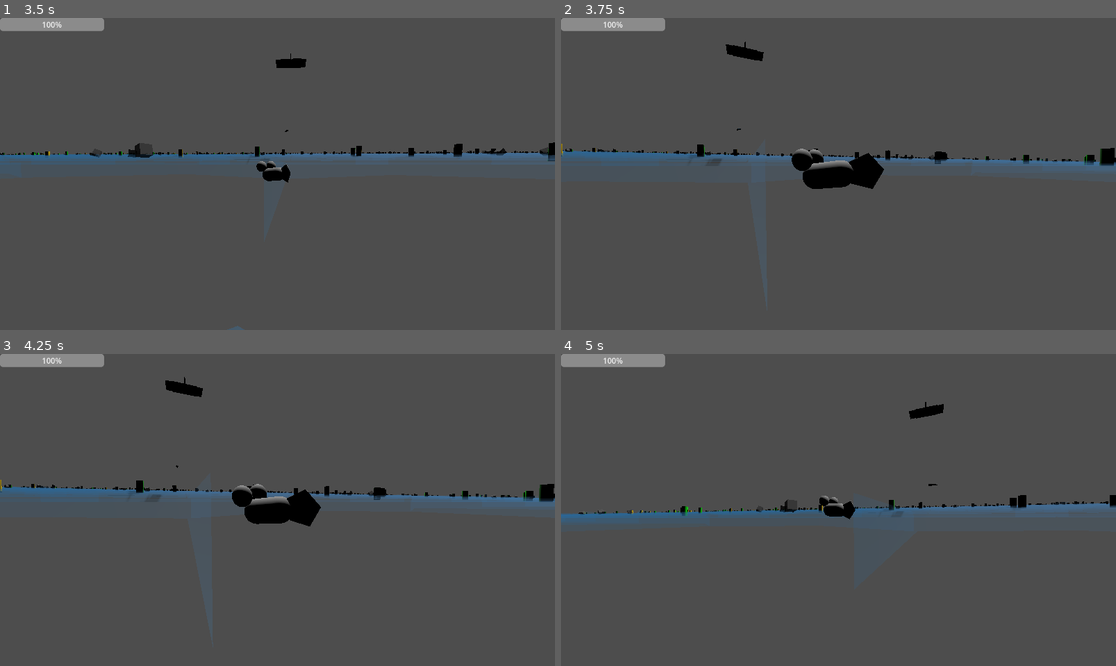
Above: before the commit, frames 1-4 (two rows, left to right).
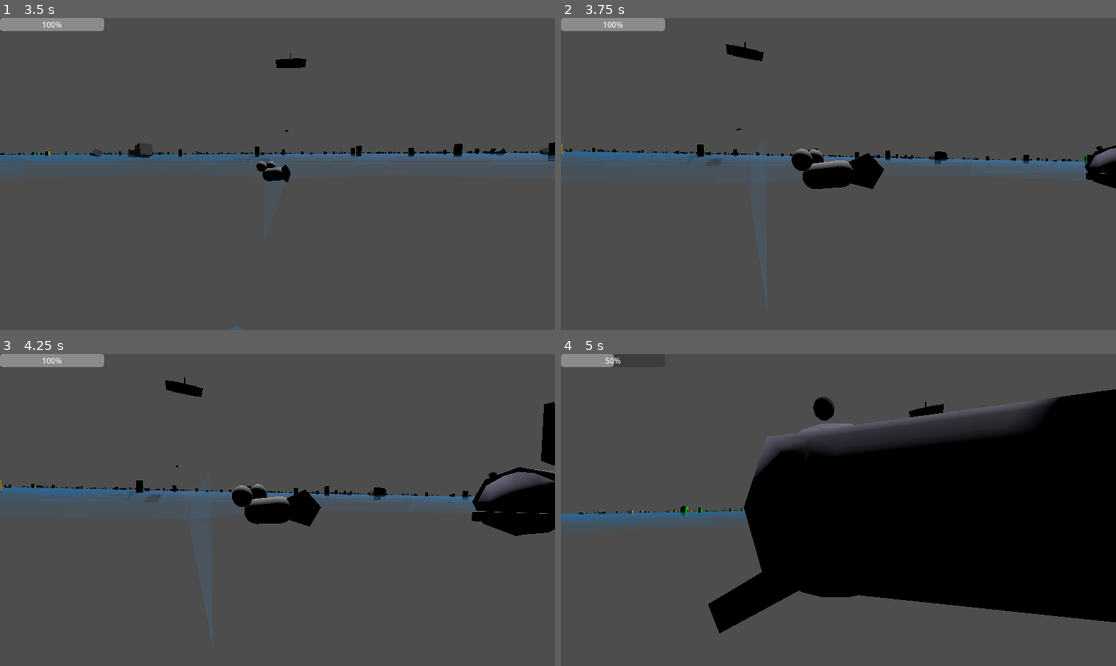
Above: after the commit, the same moments.

Repository: ruapotato/symbiotic-seas
Game: Godot game, scene res://world.tscn
Same seed, same stepped clock (60 frames per second), same inputs: the game is played once before the commit and once after it.
Inputs (mouse positions are in pixels of both pictures, inside the frame that each line leads up to):
- Up to frame 1 (3.5 s): tap Enter (open_menu) at 0.5 s; move the mouse to (305, 174) at 0.52 s; hold Mouse wheel up (zoom_in) 0.53-1.28 s; hold W (forward) from 0.53 s (still down); move the mouse to (249, 174) at 1.27 s; tap Mouse wheel down (zoom_out) at 1.35, 2.85 s; move the mouse to (288, 167) at 2.02 s; hold Mouse wheel up (zoom_in) 2.03-2.78 s; move the mouse to (271, 180) at 2.77 s
- Up to frame 2 (3.75 s): keep holding W (forward); move the mouse to (877, 177) at 3.52 s; hold Mouse wheel up (zoom_in) from 3.53 s (still down)
- Up to frame 3 (4.25 s): keep holding W (forward); keep holding Mouse wheel up (zoom_in)
- Up to frame 4 (5 s): keep holding W (forward); move the mouse to (794, 506) at 4.27 s; release Mouse wheel up (zoom_in) at 4.28 s; tap Mouse wheel down (zoom_out) at 4.35 s

Frame 1 is identical in both runs. In frame 2, 0.5% of the frame differs, in the area x 94-100%, y 40-55%; in frame 3, 2.6%; in frame 4, 40%, in the area x 7-100%, y 0-90%.

Commit message:
Testing new shark logic

Diff:
--- a/shark.gd
+++ b/shark.gd
@@ -14,6 +14,9 @@
 @export var JAW_MOVE_SPEED = 200.0
 @export var DAMAGE = 50
 @export var TRIGGER_RANGE = 20.0
+@export var CHASE_RANGE = 15.0
+@export var WANDER_SPEED = 3.0
+@export var WANDER_INTERVAL = 2.0
 
 @onready var tail_piv = $tail_piv
 @onready var jaw_piv = $jaw_piv
@@ -24,15 +27,17 @@
 var retreat_timer = 0.0
 var time_passed = 0.0
 var current_jaw_angle = 0.0
-var states = ["CHASING", "LUNGING", "RETREATING"]
-var current_state = 0  # 0 for CHASING
+var states = ["CHASING", "LUNGING", "RETREATING", "WANDERING"]
+var current_state = 3  # Start with WANDERING
 var is_biting = false
+var wander_direction = Vector3.ZERO
+var wander_timer = 0.0
 
 func _ready():
 	player = get_player()
 	axis_lock_angular_x = true
 	axis_lock_angular_z = true
-	#print("Shark initialized")
+	print("Shark initialized. Starting state: ", states[current_state])
 
 func get_player():
 	var root = get_tree().root
@@ -40,8 +45,10 @@
 
 func _physics_process(delta):
 	time_passed += delta
+	wander_timer += delta
 
-	if find_target():
+	find_target()
+	if target:
 		match states[current_state]:
 			"CHASING":
 				chase_target(delta)
@@ -49,45 +56,50 @@
 				pass  # Handled in lunge_at_target()
 			"RETREATING":
 				retreat(delta)
+			"WANDERING":
+				wander(delta)
 
-		animate_tail(delta)
-		animate_jaw(delta)
-	else:
-		linear_velocity = linear_velocity.lerp(Vector3.ZERO, delta)
+	animate_tail(delta)
+	animate_jaw(delta)
 
 	angular_velocity.y = clamp(angular_velocity.y, -TURN_SPEED, TURN_SPEED)
 
 func chase_target(delta):
-	var distance_to_target = global_position.distance_to(find_target().global_position)
+	var distance_to_target = global_position.distance_to(target.global_position)
 
 	if distance_to_target <= LUNGE_DISTANCE and can_lunge:
 		lunge_at_target()
 	else:
-		var direction_to_target = (find_target().global_position - global_position).normalized()
+		var direction_to_target = (target.global_position - global_position).normalized()
 		var current_forward = -global_transform.basis.z
 		var new_forward = current_forward.lerp(direction_to_target, TURN_SPEED * delta).normalized()
 
 		look_at(global_position + new_forward, Vector3.UP)
 		linear_velocity = direction_to_target * SPEED
+		print("Shark chasing target. Distance: ", distance_to_target)
 
 func lunge_at_target():
-	look_at(find_target().global_position)
-	var lunge_direction = (find_target().global_position - global_position).normalized()
+	look_at(target.global_position)
+	var lunge_direction = (target.global_position - global_position).normalized()
 	apply_central_impulse(lunge_direction * LUNGE_FORCE)
 	current_state = 1  # LUNGING
 	can_lunge = false
 	is_biting = true
+
+	print("Shark lunging at target!")
 
 	get_tree().create_timer(LUNGE_COOLDOWN).connect("timeout", Callable(self, "_on_lunge_cooldown_timeout"))
 	get_tree().create_timer(0.5).connect("timeout", Callable(self, "_on_lunge_end"))
 
 func _on_lunge_cooldown_timeout():
 	can_lunge = true
+	print("Shark lunge cooldown ended. Can lunge again.")
 
 func _on_lunge_end():
 	current_state = 2  # RETREATING
 	retreat_timer = 0.0
 	is_biting = false
+	print("Shark lunge ended. Starting retreat.")
 
 func retreat(delta):
 	retreat_timer += delta
@@ -96,7 +108,8 @@
 	linear_velocity = retreat_direction * RETREAT_SPEED
 
 	if retreat_timer >= RETREAT_DURATION:
-		current_state = 0  # Back to CHASING
+		print("Back to wandering")
+		current_state = 3  # Back to WANDERING
 
 func animate_tail(delta):
 	var swing = sin(time_passed * TAIL_SWING_SPEED) * TAIL_SWING_AMPLITUDE
@@ -108,32 +121,39 @@
 	jaw_piv.rotation_degrees.x = current_jaw_angle
 
 func find_target():
-	if player and global_position.distance_to(player.global_position) < TRIGGER_RANGE:
-		if not player.is_protected:
-			target = player
-			#print("Shark found target")
-		else:
-			target = null
-			#print("Shark's target is protected")
+	var distance_to_player = global_position.distance_to(player.global_position)
+	if distance_to_player < CHASE_RANGE and can_lunge:
+		target = player
+		current_state = 0  # CHASING
+	elif distance_to_player < TRIGGER_RANGE:
+		target = player
+		current_state = 3  # WANDERING
 	else:
 		target = null
-		current_state = 0  # CHASING
-	return(target)
+		current_state = 3  # WANDERING
 
 func _on_bite_zone_body_entered(body):
-	if body == player and is_biting and not player.is_protected:
+	if body == player and is_biting:
 		var bite_direction = (body.global_position - global_position).normalized()
 		var bite_force = 150.0  # Adjust this value to control the strength
 		var stagger_vector = bite_direction * bite_force
 
 		if body.has_method("set_stagger"):
 			body.set_stagger(stagger_vector)
+		elif "stagger" in body:
+			body.stagger = stagger_vector
 
 		body.take_damage(DAMAGE)
-		#print("Shark bit the player!")
+		print("Shark bit the player! Damage dealt: ", DAMAGE)
 
-func take_damage(amount):
-	pass
-	# Implement damage logic here
-	#print("Shark took ", amount, " damage")
-	# You might want to add health tracking and destruction logic
+func wander(delta):
+	if wander_timer >= WANDER_INTERVAL:
+		wander_timer = 0.0
+		wander_direction = Vector3(randf() * 2 - 1, 0, randf() * 2 - 1).normalized()
+		print("Shark changed wander direction to: ", wander_direction)
+
+	var current_forward = -global_transform.basis.z
+	var new_forward = current_forward.lerp(wander_direction, TURN_SPEED * delta).normalized()
+
+	look_at(global_position + new_forward, Vector3.UP)
+	linear_velocity = new_forward * WANDER_SPEED
--- /dev/null
+++ b/shark_2.gd
@@ -0,0 +1,246 @@
+extends Node3D
+
+@export var LENGTH = 4.0
+@export var BODY_WIDTH = 0.8
+@export var BODY_HEIGHT = 1.2
+@export var DORSAL_FIN_HEIGHT = 0.8
+@export var TAIL_FIN_HEIGHT = 1.0
+@export var SPEED = 5.0
+@export var TURN_SPEED = 1.0
+@export var BITE_DISTANCE = 3.0
+@export var BITE_FORCE = 20.0
+@export var BITE_COOLDOWN = 2.0
+@export var RETREAT_SPEED = 7.0
+@export var RETREAT_DURATION = 1.0
+@export var DAMAGE = 50
+@export var TRIGGER_RANGE = 200.0
+@export var CHASE_RANGE = 30.0
+@export var JAW_OPEN_ANGLE = 30.0
+@export var JAW_CLOSE_ANGLE = 0
+@export var JAW_MOVE_SPEED = 150.0
+
+var player
+var target
+var can_bite = true
+var retreat_timer = 0.0
+var time_passed = 0.0
+var jaw
+var current_jaw_angle = JAW_CLOSE_ANGLE
+var states = ["CHASING", "BITING", "RETREATING", "PATROLLING"]
+var current_state = 3  # Start with PATROLLING
+var is_biting = false
+var patrol_direction = Vector3.ZERO
+var patrol_timer = 0.0
+var PATROL_INTERVAL = 5.0
+
+var body
+var tail_fin
+
+func _ready():
+	player = get_player()
+	generate_shark()
+
+func get_player():
+	var root = get_tree().root
+	return root.find_child("Clownfish", true, false)
+
+func generate_shark():
+	body = create_body()
+	add_child(body)
+
+	jaw = create_jaw()
+	body.add_child(jaw)
+
+	tail_fin = create_tail_fin()
+	body.add_child(tail_fin)
+
+	var collision_shape = CollisionShape3D.new()
+	var shape = CapsuleShape3D.new()
+	shape.radius = BODY_WIDTH / 2
+	shape.height = LENGTH
+	collision_shape.shape = shape
+	collision_shape.rotate_x(PI/2)
+	add_child(collision_shape)
+
+func create_body():
+	var mesh = CSGCombiner3D.new()
+
+	# Main body
+	var body_shape = CSGCylinder3D.new()
+	body_shape.radius = BODY_WIDTH / 2
+	body_shape.height = LENGTH
+	body_shape.material = create_material(Color(0.5, 0.5, 0.6))  # Grey-blue color for shark
+	body_shape.rotate_x(PI/2)
+	mesh.add_child(body_shape)
+
+	# Head shape (to make the front more pointed)
+	var head_shape = CSGSphere3D.new()
+	head_shape.radius = BODY_WIDTH / 2
+	head_shape.material = create_material(Color(0.5, 0.5, 0.6))
+	head_shape.transform.origin = Vector3(0, 0, -LENGTH/2 + BODY_WIDTH/4)
+	mesh.add_child(head_shape)
+
+	# Dorsal fin
+	var dorsal_fin = CSGBox3D.new()
+	dorsal_fin.size = Vector3(BODY_WIDTH * 0.1, DORSAL_FIN_HEIGHT, LENGTH * 0.2)
+	dorsal_fin.transform.origin = Vector3(0, BODY_HEIGHT / 2 + DORSAL_FIN_HEIGHT / 2, -LENGTH * 0.1)
+	dorsal_fin.material = create_material(Color(0.45, 0.45, 0.55))
+	mesh.add_child(dorsal_fin)
+
+	# Eyes
+	var left_eye = CSGSphere3D.new()
+	left_eye.radius = BODY_WIDTH * 0.05
+	left_eye.transform.origin = Vector3(BODY_WIDTH * 0.35, BODY_HEIGHT * 0.3, -LENGTH / 2 + BODY_WIDTH * 0.3)
+	left_eye.material = create_material(Color.BLACK)
+	mesh.add_child(left_eye)
+
+	var right_eye = CSGSphere3D.new()
+	right_eye.radius = BODY_WIDTH * 0.05
+	right_eye.transform.origin = Vector3(-BODY_WIDTH * 0.35, BODY_HEIGHT * 0.3, -LENGTH / 2 + BODY_WIDTH * 0.3)
+	right_eye.material = create_material(Color.BLACK)
+	mesh.add_child(right_eye)
+
+	return mesh
+
+func create_jaw():
+	var jaw_node = Node3D.new()
+	var lower_jaw = CSGBox3D.new()
+	lower_jaw.size = Vector3(BODY_WIDTH * 0.8, BODY_HEIGHT * 0.1, BODY_WIDTH * 0.6)
+	lower_jaw.transform.origin.y = BODY_HEIGHT * 0.05
+	lower_jaw.transform.origin.z = -BODY_WIDTH * 0.3
+	lower_jaw.material = create_material(Color(0.45, 0.45, 0.55))
+	jaw_node.add_child(lower_jaw)
+	jaw_node.transform.origin = Vector3(0, -BODY_HEIGHT * 0.2, -LENGTH / 2 + BODY_WIDTH * 0.3)
+
+	var bite_zone = Area3D.new()
+	var bite_shape = CollisionShape3D.new()
+	var box_shape = BoxShape3D.new()
+	box_shape.size = Vector3(BODY_WIDTH, BODY_HEIGHT * 0.3, BODY_WIDTH)
+	bite_shape.shape = box_shape
+	bite_shape.transform.origin.z = -BODY_WIDTH / 2
+	bite_zone.add_child(bite_shape)
+	jaw_node.add_child(bite_zone)
+
+	bite_zone.connect("body_entered", Callable(self, "_on_bite_zone_body_entered"))
+
+	return jaw_node
+
+func create_tail_fin():
+	var fin = CSGBox3D.new()
+	fin.size = Vector3(TAIL_FIN_HEIGHT, TAIL_FIN_HEIGHT, BODY_WIDTH * 0.1)
+	fin.transform.origin = Vector3(0, 0, LENGTH / 2 + BODY_WIDTH * 0.05)
+	fin.rotate_x(PI/2)  # Rotate 90 degrees around x-axis to make it vertical
+	fin.material = create_material(Color(0.45, 0.45, 0.55))
+	return fin
+
+func create_material(color):
+	var material = StandardMaterial3D.new()
+	material.albedo_color = color
+	return material
+
+func _physics_process(delta):
+	time_passed += delta
+	find_target()
+	if target:
+		match states[current_state]:
+			"CHASING":
+				chase_target(delta)
+			"BITING":
+				pass  # Handled in bite_target()
+			"RETREATING":
+				retreat(delta)
+			"PATROLLING":
+				patrol(delta)
+
+		animate_shark(delta)
+		animate_jaw(delta)
+
+func chase_target(delta):
+	var distance_to_target = global_position.distance_to(target.global_position)
+
+	if distance_to_target <= BITE_DISTANCE and can_bite:
+		bite_target()
+	else:
+		var direction_to_target = (target.global_position - global_position).normalized()
+		var current_forward = -global_transform.basis.z
+		var new_forward = current_forward.lerp(direction_to_target, TURN_SPEED * delta).normalized()
+
+		look_at(global_position + new_forward, Vector3.UP)
+		global_position += new_forward * SPEED * delta
+
+func bite_target():
+	look_at(target.global_position)
+	var bite_direction = (target.global_position - global_position).normalized()
+	global_position += bite_direction * BITE_FORCE * get_physics_process_delta_time()
+	current_state = 1  # BITING
+	can_bite = false
+	is_biting = true
+
+	get_tree().create_timer(BITE_COOLDOWN).connect("timeout", Callable(self, "_on_bite_cooldown_timeout"))
+	get_tree().create_timer(0.5).connect("timeout", Callable(self, "_on_bite_end"))
+
+func _on_bite_cooldown_timeout():
+	can_bite = true
+
+func _on_bite_end():
+	current_state = 2  # RETREATING
+	retreat_timer = 0.0
+	is_biting = false
+
+func retreat(delta):
+	retreat_timer += delta
+
+	var retreat_direction = -global_transform.basis.z
+	global_position += retreat_direction * RETREAT_SPEED * delta
+
+	if retreat_timer >= RETREAT_DURATION:
+		current_state = 3  # Back to PATROLLING
+
+func animate_shark(delta):
+	var tail_amplitude = 0.2
+	var tail_frequency = 2.0
+
+	var tail_rotation = sin(time_passed * tail_frequency) * tail_amplitude
+	tail_fin.rotation.y = tail_rotation
+
+func animate_jaw(delta):
+	var target_angle = -JAW_OPEN_ANGLE if is_biting else JAW_CLOSE_ANGLE
+	current_jaw_angle = move_toward(current_jaw_angle, target_angle, JAW_MOVE_SPEED * delta)
+	jaw.rotation_degrees.x = current_jaw_angle
+
+func find_target():
+	var distance_to_player = global_position.distance_to(player.global_position)
+	if distance_to_player < CHASE_RANGE and can_bite:
+		target = player
+		current_state = 0  # CHASING
+	elif distance_to_player < TRIGGER_RANGE:
+		target = player
+		current_state = 3  # PATROLLING
+	else:
+		target = null
+		current_state = 3  # PATROLLING
+
+func _on_bite_zone_body_entered(body):
+	if body == player:
+		var bite_direction = (body.global_position - global_position).normalized()
+		var bite_force = 150.0
+		var stagger_vector = bite_direction * bite_force
+
+		if body.has_method("set_stagger"):
+			body.set_stagger(stagger_vector)
+		elif "stagger" in body:
+			body.stagger = stagger_vector
+
+		body.life -= DAMAGE
+
+func patrol(delta):
+	patrol_timer += delta
+	if patrol_timer >= PATROL_INTERVAL:
+		patrol_timer = 0.0
+		patrol_direction = Vector3(randf() * 2 - 1, 0, randf() * 2 - 1).normalized()
+
+	var current_forward = -global_transform.basis.z
+	var new_forward = current_forward.lerp(patrol_direction, TURN_SPEED * 0.5 * delta).normalized()
+
+	look_at(global_position + new_forward, Vector3.UP)
+	global_position += new_forward * SPEED * 0.7 * delta
--- /dev/null
+++ b/shark_2.tscn
@@ -0,0 +1,6 @@
+[gd_scene load_steps=2 format=3 uid="uid://dirlvi57q2353"]
+
+[ext_resource type="Script" path="res://shark_2.gd" id="1_42ajw"]
+
+[node name="shark2" type="Node3D"]
+script = ExtResource("1_42ajw")
--- a/world.tscn
+++ b/world.tscn
@@ -3,9 +3,9 @@
 [ext_resource type="PackedScene" uid="uid://dxkbslr3t4w4u" path="res://clownfish.tscn" id="1_c70f0"]
 [ext_resource type="PackedScene" uid="uid://cd5d1l3miyjim" path="res://anemone.tscn" id="2_8n04h"]
 [ext_resource type="PackedScene" uid="uid://dq2b7ns47jyq4" path="res://ocean.tscn" id="3_2qxpn"]
-[ext_resource type="PackedScene" uid="uid://d1suvhj0a4sfx" path="res://shark.tscn" id="4_f3nyf"]
 [ext_resource type="PackedScene" uid="uid://bttsbm31ot2h" path="res://hud.tscn" id="5_4s880"]
 [ext_resource type="PackedScene" uid="uid://t27j2lu64ghv" path="res://eel.tscn" id="6_ghufl"]
+[ext_resource type="PackedScene" uid="uid://dirlvi57q2353" path="res://shark_2.tscn" id="7_ojfd2"]
 [ext_resource type="PackedScene" uid="uid://pf5mm0ejdu0y" path="res://stingray.tscn" id="7_pgyek"]
 
 [node name="world" type="Node3D"]
@@ -17,9 +17,6 @@
 
 [node name="Ocean" parent="." instance=ExtResource("3_2qxpn")]
 
-[node name="shark" parent="." instance=ExtResource("4_f3nyf")]
-transform = Transform3D(1, 0, 0, 0, 1, 0, 0, 0, 1, 0, 8, 37.5365)
-
 [node name="HUD" parent="." instance=ExtResource("5_4s880")]
 
 [node name="eel" parent="." instance=ExtResource("6_ghufl")]
@@ -27,3 +24,6 @@
 
 [node name="stingray" parent="." instance=ExtResource("7_pgyek")]
 transform = Transform3D(1, 0, 0, 0, 1, 0, 0, 0, 1, 0, 10.5732, -25.8477)
+
+[node name="shark2" parent="." instance=ExtResource("7_ojfd2")]
+transform = Transform3D(1, 0, 0, 0, 1, 0, 0, 0, 1, 23.4301, 0, 0)
